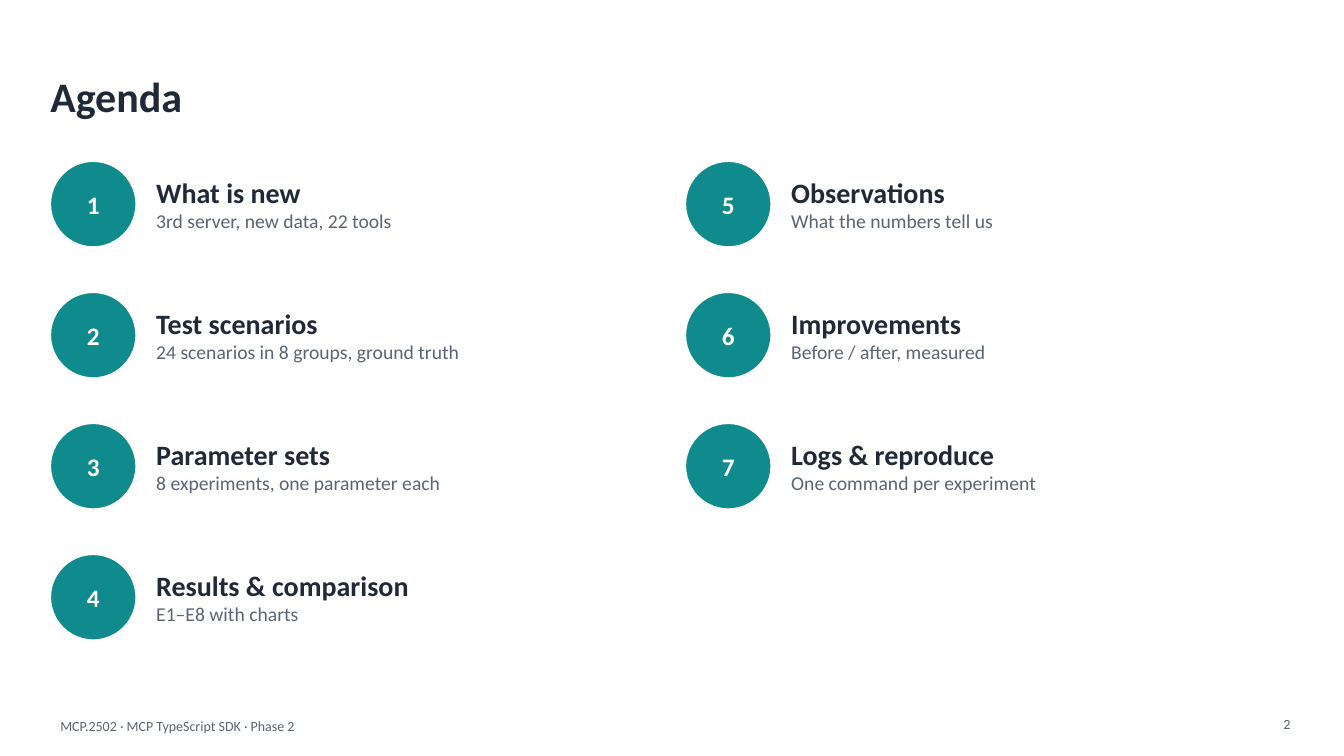
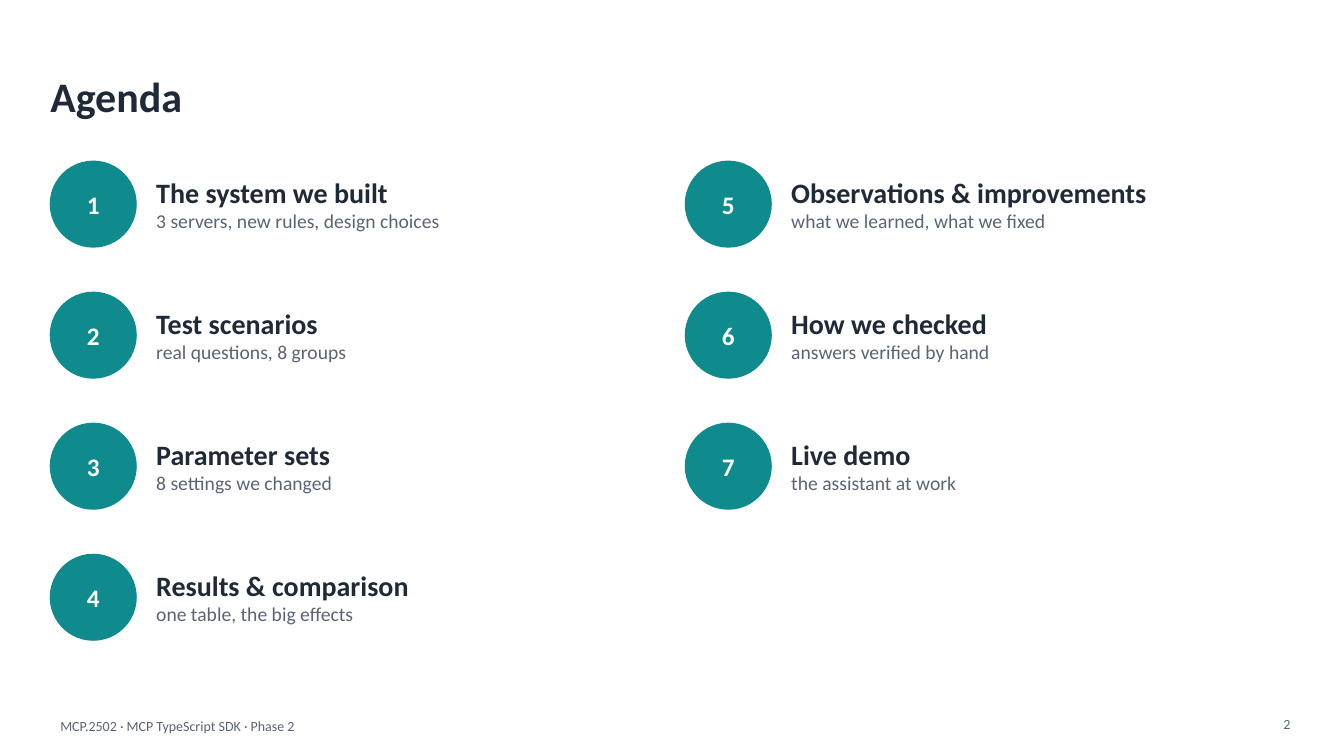
Before and after one commit to HaHiepThanh/mcp-ts, a slide deck: slide 2 of phase2/MCP-TS-SDK-phase2.pptx. Drawn at 1344x756 pixels with LibreOffice and Linux fonts; fonts in the diff are those of the drawing. Boxes give left, top, right and bottom in pixels: in the first picture for what was removed or moved away, otherwise in the second. Text is boxed around its words. In the diff, an @@ line names an element or a change of style, - is before the commit and + after.

```diff
--- a/phase2/MCP-TS-SDK-phase2.pptx
+++ b/phase2/MCP-TS-SDK-phase2.pptx
@@ text at [156,183,439,232]: text changed @@
-What is new
-3rd server, new data, 22 tools
+The system we built
+3 servers, new rules, design choices
@@ text at [791,183,1146,230]: text changed; size 14 to 20 pt; text colour #5B6475 to #1F2937; bold on @@
-Observations
-What the numbers tell us
+Observations & improvements
+what we learned, what we fixed
@@ text at [791,314,989,362]: text changed @@
-Improvements
-Before / after, measured
+How we checked
+answers verified by hand
@@ text at [156,345,346,363]: text changed @@
-24 scenarios in 8 groups, ground truth
+real questions, 8 groups
@@ outline #FFFFFF 1 pt to #0F8B8D 1 pt in 7 elements at [50,161,136,247], [50,292,136,378], [50,423,136,509], [50,555,136,640], [686,161,771,247], [686,292,771,378], [686,423,771,509] @@
@@ text at [791,445,956,490]: text changed @@
-Logs & reproduce
-One command per experiment
+Live demo
+the assistant at work
@@ text at [156,476,331,494]: text changed @@
-8 experiments, one parameter each
+8 settings we changed
@@ text at [156,607,353,625]: text changed @@
-E1–E8 with charts
+one table, the big effects
```
Also in this commit, not shown: 17 other slides changed, 15 slides added, 10 slides removed, 5 other files.
